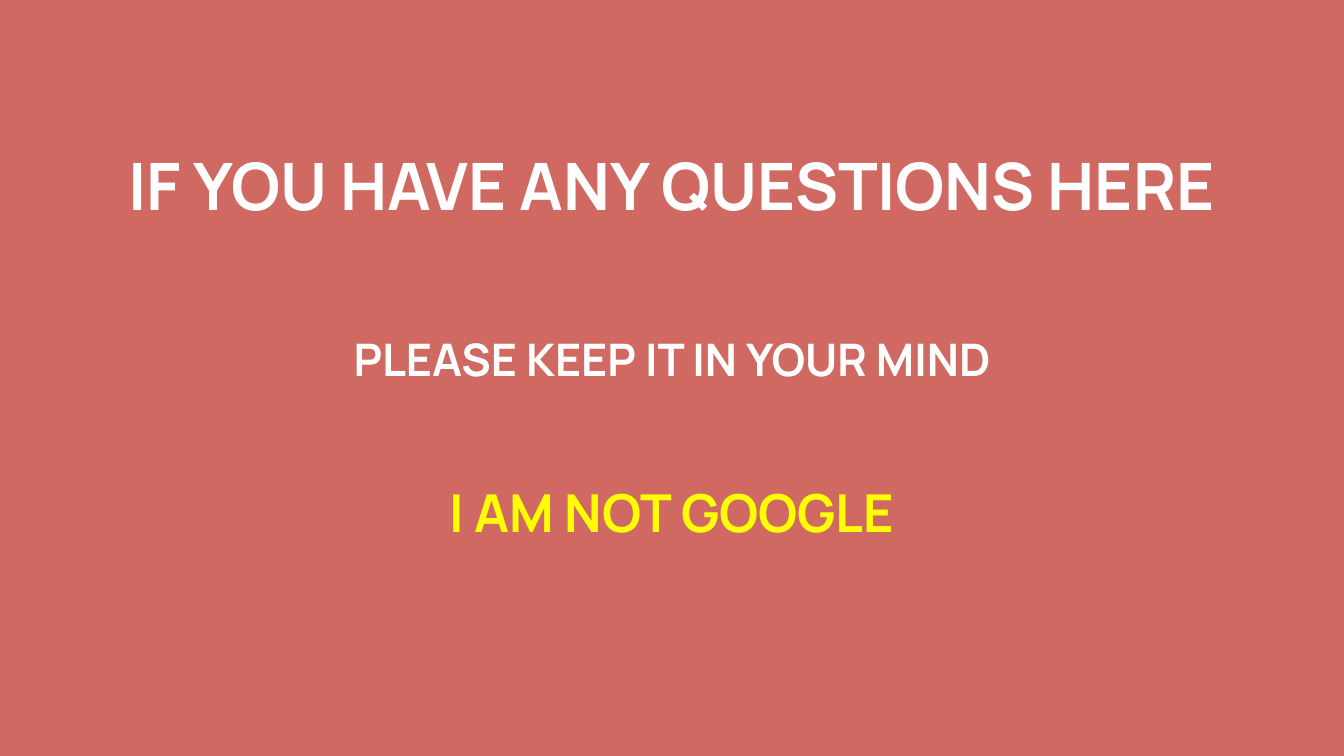
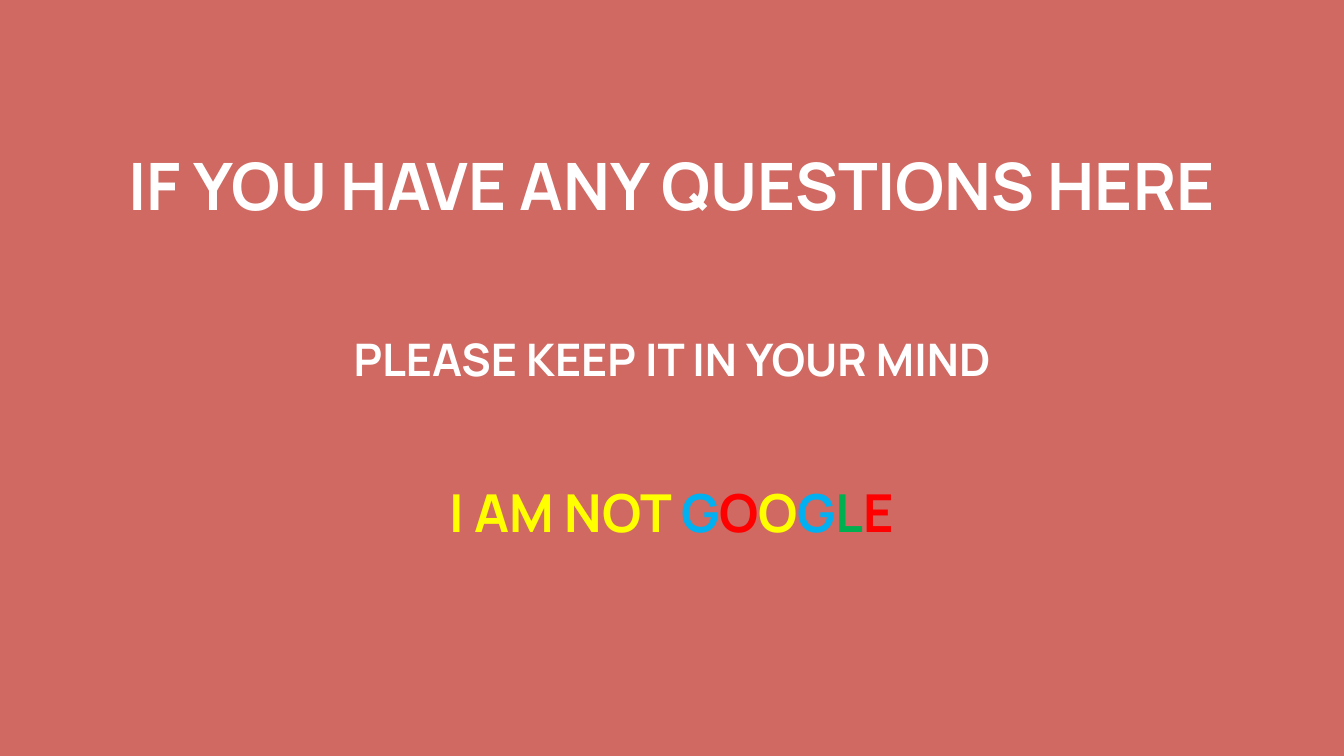
Before and after one commit to truongbb/efk, a slide deck: slide 28 of documents/EFK.pptx (slide 21 before the commit). Drawn at 1344x756 pixels with LibreOffice and Linux fonts; fonts in the diff are those of the drawing. Boxes give left, top, right and bottom in pixels: in the first picture for what was removed or moved away, otherwise in the second. Text is boxed around its words. In the diff, an @@ line names an element or a change of style, - is before the commit and + after.

```diff
--- a/documents/EFK.pptx
+++ b/documents/EFK.pptx
@@ text "I AM NOT GOOGLE" at box(450, 493, 894, 533): text colour #FFFF00 to #00B0F0, text colour #FFFF00 to #FF0000, text colour #FFFF00 to #00B050 in "GOOGLE" @@
```
Also in this commit, not shown: 17 other slides changed, 7 slides added, 10 other files.
